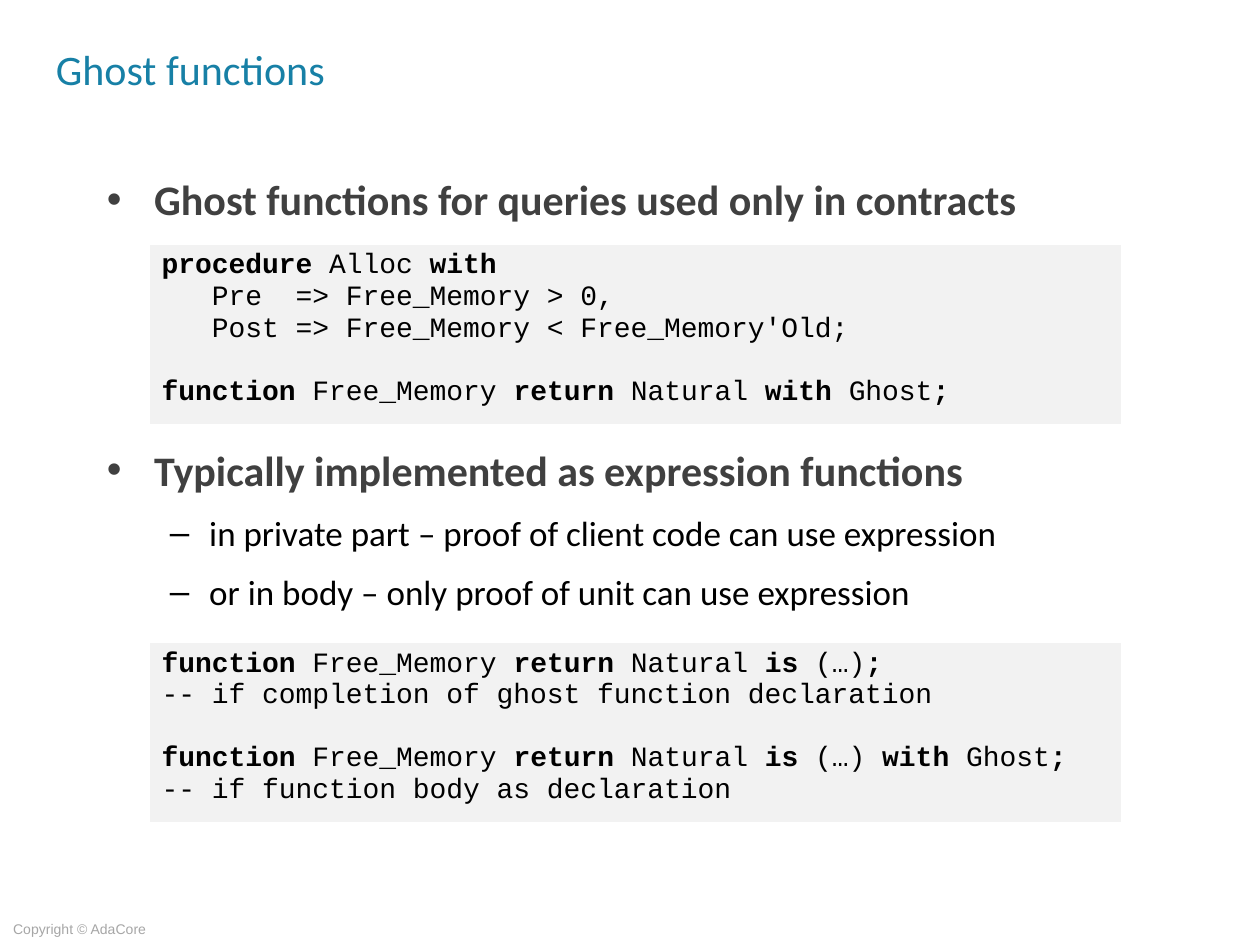
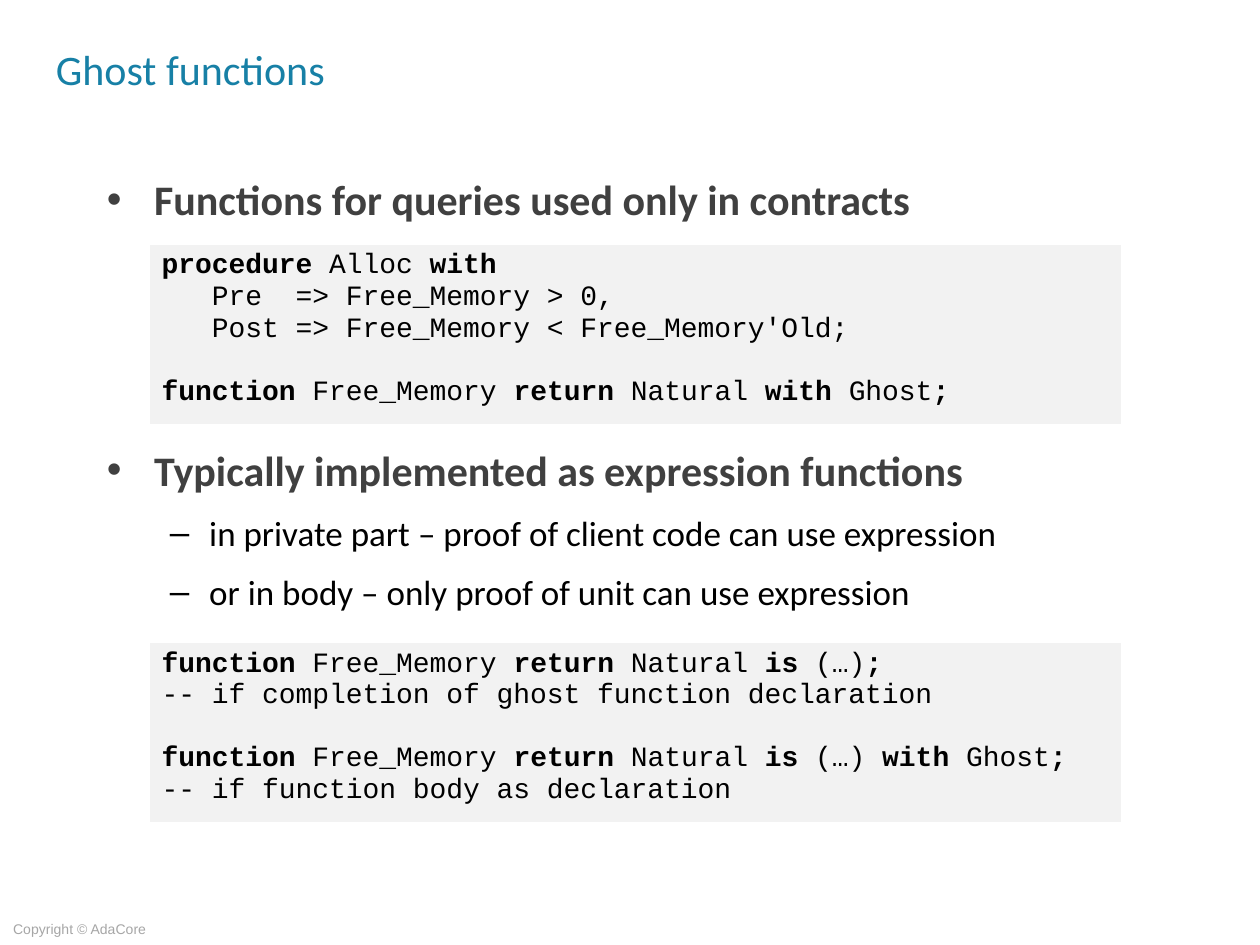
Before and after one commit to AdaCoreU/Courses, a slide deck: slide 8 of lectures/07_Advanced_SPARK/04_Ghost_Code/Slides/04_Ghost_Code.ppt. Drawn at 1260x945 pixels with LibreOffice and Linux fonts; fonts in the diff are those of the drawing; background and template pictures are left out. Boxes give left, top, right and bottom in pixels: in the first picture for what was removed or moved away, otherwise in the second. Text is boxed around its words. In the diff, an @@ line names an element or a change of style, - is before the commit and + after.

```diff
--- a/lectures/07_Advanced_SPARK/04_Ghost_Code/Slides/04_Ghost_Code.ppt
+++ b/lectures/07_Advanced_SPARK/04_Ghost_Code/Slides/04_Ghost_Code.ppt
@@ text at box(154, 185, 910, 222): text changed @@
-• Ghost functions for queries used only in contracts
+• Functions for queries used only in contracts
```
Also in this commit, not shown: 1 other slide changed.
